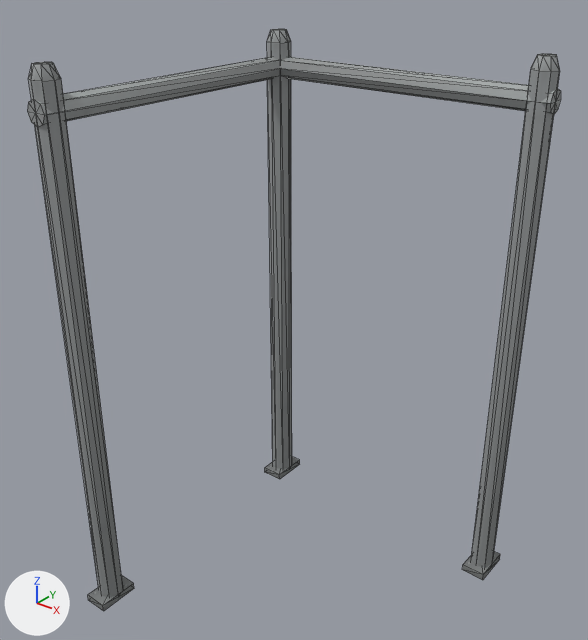
The glTF model assets/environment/pool/props/models/pool_guardrail_corner.glb as it was, and as the next commit left it.
Before and after are seen from a camera (50 mm lens) standing at (0.805, -1.028, 1.236) and looking at (-0.03, 0.016, 0.589). Arrows for +X, +Y and +Z are at lower left; the lights stay in place. The older version comes first. Mesh edges are drawn as thin lines. Vertices at exactly the same position are counted once.

Names of what the first picture shows: 'core_pool_guardrail_corner'.
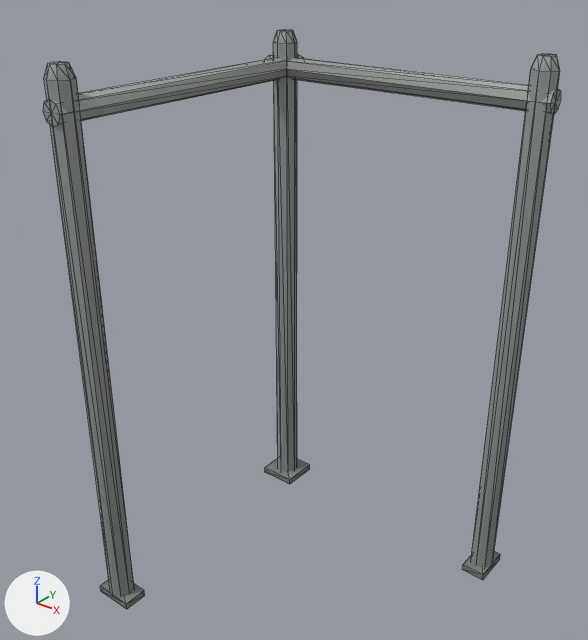
The newer file is also turned or shifted as a whole; pictures and numbers use the older file's frame.

Pixel boxes (x1, y1, x2, y2) of what changed, in the pictures (588 x 640 px; the box of a moved part takes in the faces that stretch with it):
```json
{"object": "core_pool_guardrail_corner", "change": "reshaped", "before": [27, 29, 561, 611], "after": [43, 29, 561, 609]}
{"part": 1, "of": "me_core_pool_guardrail_corner", "change": "moved or reshaped", "before": [265, 457, 300, 479], "after": [462, 551, 500, 580]}
{"part": 2, "of": "me_core_pool_guardrail_corner", "change": "moved or reshaped", "before": [267, 29, 292, 469], "after": [471, 54, 560, 567]}
{"part": 3, "of": "me_core_pool_guardrail_corner", "change": "moved or reshaped", "before": [462, 551, 500, 580], "after": [100, 580, 145, 609]}
{"part": 4, "of": "me_core_pool_guardrail_corner", "change": "moved or reshaped", "before": [471, 54, 560, 567], "after": [44, 61, 134, 597]}
{"part": 5, "of": "me_core_pool_guardrail_corner", "change": "moved or reshaped", "before": [88, 575, 134, 611], "after": [265, 458, 310, 484]}
{"part": 6, "of": "me_core_pool_guardrail_corner", "change": "moved or reshaped", "before": [28, 62, 123, 598], "after": [273, 29, 297, 472]}
{"part": 7, "of": "me_core_pool_guardrail_corner", "change": "moved or reshaped", "before": [27, 57, 281, 127], "after": [43, 54, 304, 127]}
```

Edits to the scene script, one JSON object a line:
```json
{"block": "me_core_pool_guardrail_corner", "where": "# used by ob_core_pool_guardrail_corner; location = (0.0, 0.0, 0.0)"}
{"op": "remove", "block": "me_core_pool_guardrail_corner", "code": "me_core_pool_guardrail_corner.from_pydata(...)  # 138 vertices, 238 faces; spans x -0.3..0.3, y -0.316..0.316, z 0.0..1.05"}
{"op": "add", "block": "me_core_pool_guardrail_corner", "code": "me_core_pool_guardrail_corner.from_pydata(...)  # 138 vertices, 238 faces; spans x -0.3..0.3, y -0.284..0.316, z 0.0..1.05"}
{"block": "me_core_pool_guardrail_corner", "change": "me_core_pool_guardrail_corner part 1: the loose piece of 8 vertices spanning x -0.3..-0.252, y 0.236..0.316, z 0.0..0.014 is moved by (0.552, 0.0, 0.0)"}
{"block": "me_core_pool_guardrail_corner", "change": "me_core_pool_guardrail_corner part 2: the loose piece of 26 vertices spanning x -0.3..-0.252, y 0.252..0.3, z 0.007..1.05 is moved by (0.552, 0.0, 0.0)"}
{"block": "me_core_pool_guardrail_corner", "change": "me_core_pool_guardrail_corner part 3: the loose piece of 8 vertices spanning x 0.252..0.3, y 0.236..0.316, z 0.0..0.014 is scaled about its middle by (1.67, 0.6, 1), then moved by (-0.536, -0.536, 0.0)"}
{"block": "me_core_pool_guardrail_corner", "change": "me_core_pool_guardrail_corner part 4: the loose piece of 26 vertices spanning x 0.252..0.3, y 0.252..0.3, z 0.007..1.05 is moved by (-0.536, -0.536, 0.0)"}
{"block": "me_core_pool_guardrail_corner", "change": "me_core_pool_guardrail_corner part 5: the loose piece of 8 vertices spanning x -0.3..-0.252, y -0.316..-0.236, z 0.0..0.014 is scaled about its middle by (1.67, 1, 1), then moved by (0.016, 0.552, 0.0)"}
{"block": "me_core_pool_guardrail_corner", "change": "me_core_pool_guardrail_corner part 6: the loose piece of 26 vertices spanning x -0.3..-0.252, y -0.3..-0.252, z 0.007..1.05 is moved by (0.016, 0.552, 0.0)"}
{"block": "me_core_pool_guardrail_corner", "change": "me_core_pool_guardrail_corner part 7: the loose piece of 18 vertices spanning x -0.297..-0.255, y -0.3..0.3, z 0.959..1.001 is moved by (0.016, 0.016, 0.0)"}
```
